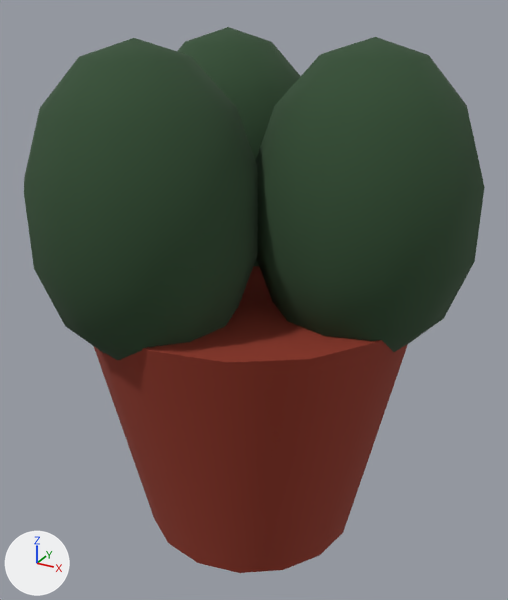
The glTF model brushland/game/art/models/pot.glb, before and after one commit.
Before and after are seen from a 50 mm camera at (0.28, -0.505, 0.475) aimed at (0.008, -0.01, 0.227). The lights are fixed; the arrows at lower left show +X, +Y and +Z. The older version comes first. Where no turn or scale is listed for an object, it has been applied to the vertices.

The older version as bpy lines, for what is in view:
```python
mat_material_0 = principled_material('Material_0')
mat_material_0.base_color = (0.279, 0.0336, 0.0154)  # red #903321
mat_material_0.roughness = 0.95
mat_material_1 = principled_material('Material_1')
mat_material_1.base_color = (0.0294, 0.0735, 0.0304)  # dark green #304d31
mat_material_1.roughness = 0.95
me_mesh_0 = bpy.data.meshes.new('Mesh_0')
me_mesh_0.from_pydata(...)  # 98 vertices, 192 faces; spans x -0.15..0.15, y -0.15..0.15, z -0.12..0.12
me_mesh_0.materials.append(mat_material_0)  # red #903321
me_mesh_1 = bpy.data.meshes.new('Mesh_1')
me_mesh_1.from_pydata(...)  # a UV sphere (12 segments, 7 rings, poles along z) spanning x -0.088..0.088, y -0.088..0.088, z -0.125..0.125
me_mesh_1.materials.append(mat_material_1)  # dark green #304d31
me_mesh_2 = bpy.data.meshes.new('Mesh_2')
me_mesh_2.from_pydata(...)  # a UV sphere (12 segments, 7 rings, poles along z) spanning x -0.088..0.088, y -0.088..0.088, z -0.125..0.125
me_mesh_2.materials.append(mat_material_1)  # dark green #304d31
me_mesh_3 = bpy.data.meshes.new('Mesh_3')
me_mesh_3.from_pydata(...)  # a UV sphere (12 segments, 7 rings, poles along z) spanning x -0.088..0.088, y -0.088..0.088, z -0.125..0.125
me_mesh_3.materials.append(mat_material_1)  # dark green #304d31
ob_meshinstance3d_238 = bpy.data.objects.new('_MeshInstance3D_238', me_mesh_0)
ob_meshinstance3d_238.location = (0.0, 0.0, 0.12)
ob_meshinstance3d_239 = bpy.data.objects.new('_MeshInstance3D_239', me_mesh_1)
ob_meshinstance3d_239.location = (0.1, 0.0, 0.32)
ob_meshinstance3d_240 = bpy.data.objects.new('_MeshInstance3D_240', me_mesh_2)
ob_meshinstance3d_240.location = (-0.0416, -0.0909, 0.32)
ob_meshinstance3d_241 = bpy.data.objects.new('_MeshInstance3D_241', me_mesh_3)
ob_meshinstance3d_241.location = (-0.0654, 0.0757, 0.32)
```
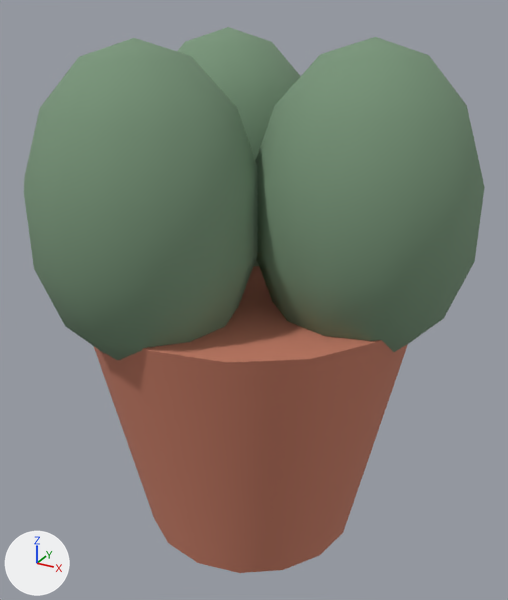
Pixel boxes (x1, y1, x2, y2) of what changed, in the pictures (508 x 600 px):
'_MeshInstance3D_240', recoloured (dark green to greyish green): (24, 38, 258, 360) in both
'_MeshInstance3D_239', recoloured (dark green to greyish green): (255, 37, 485, 352) in both
'_MeshInstance3D_238', recoloured (red to orange): (94, 266, 408, 573) in both
'_MeshInstance3D_241', recoloured (dark green to greyish green): (177, 27, 301, 267) in both

The change, as a diff of the scene's bpy script:
```diff
--- a/brushland/game/art/models/pot.glb.py
+++ b/brushland/game/art/models/pot.glb.py
@@ mat_material_0 @@
 mat_material_0 = principled_material('Material_0')
-mat_material_0.base_color = (0.279, 0.0336, 0.0154)  # red #903321
+mat_material_0.base_color = (0.565, 0.202, 0.13)  # orange #c67c65
 mat_material_0.roughness = 0.95
@@ mat_material_1 @@
 mat_material_1 = principled_material('Material_1')
-mat_material_1.base_color = (0.0294, 0.0735, 0.0304)  # dark green #304d31
+mat_material_1.base_color = (0.188, 0.301, 0.191)  # greyish green #789579
 mat_material_1.roughness = 0.95
```
